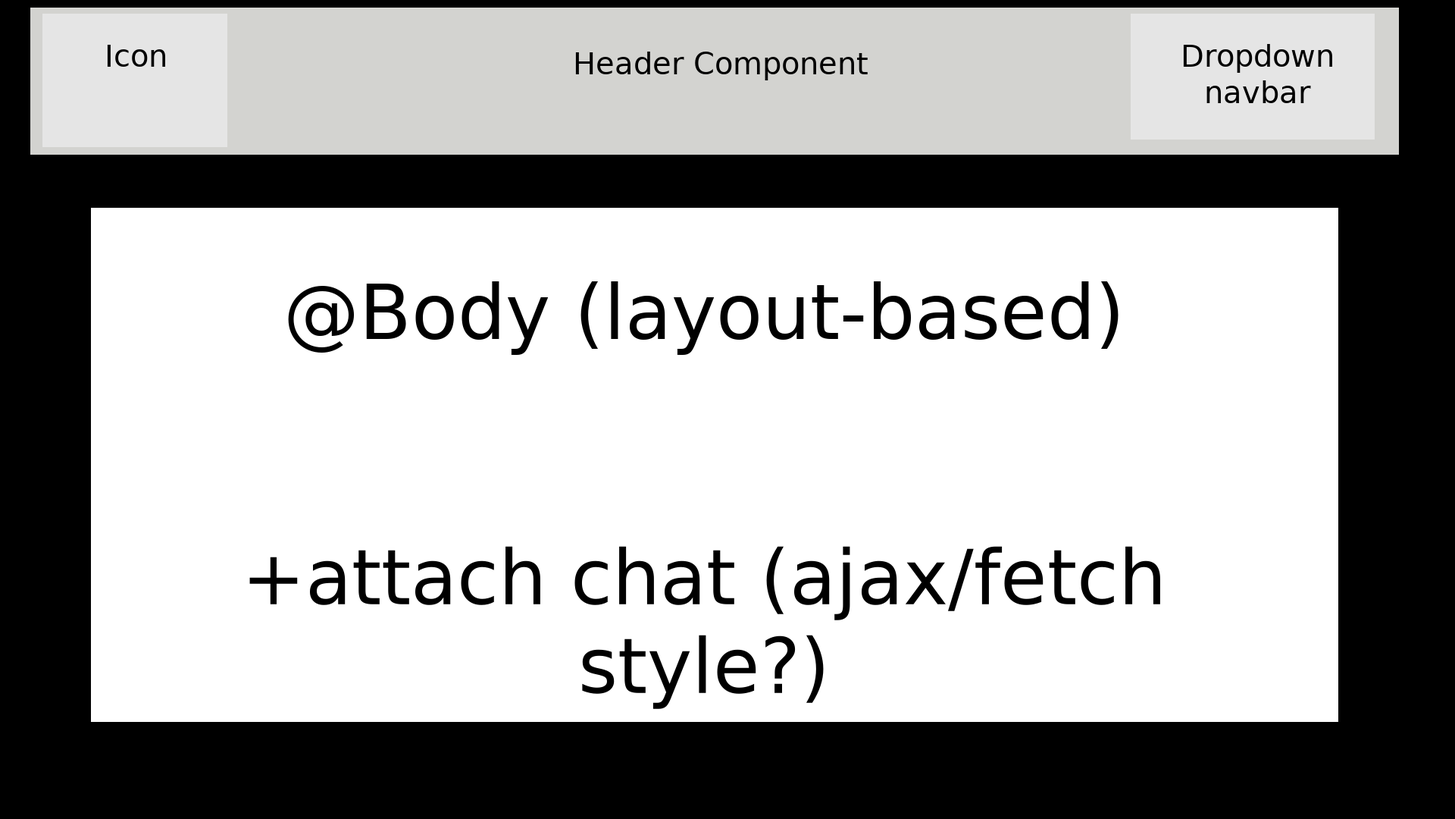
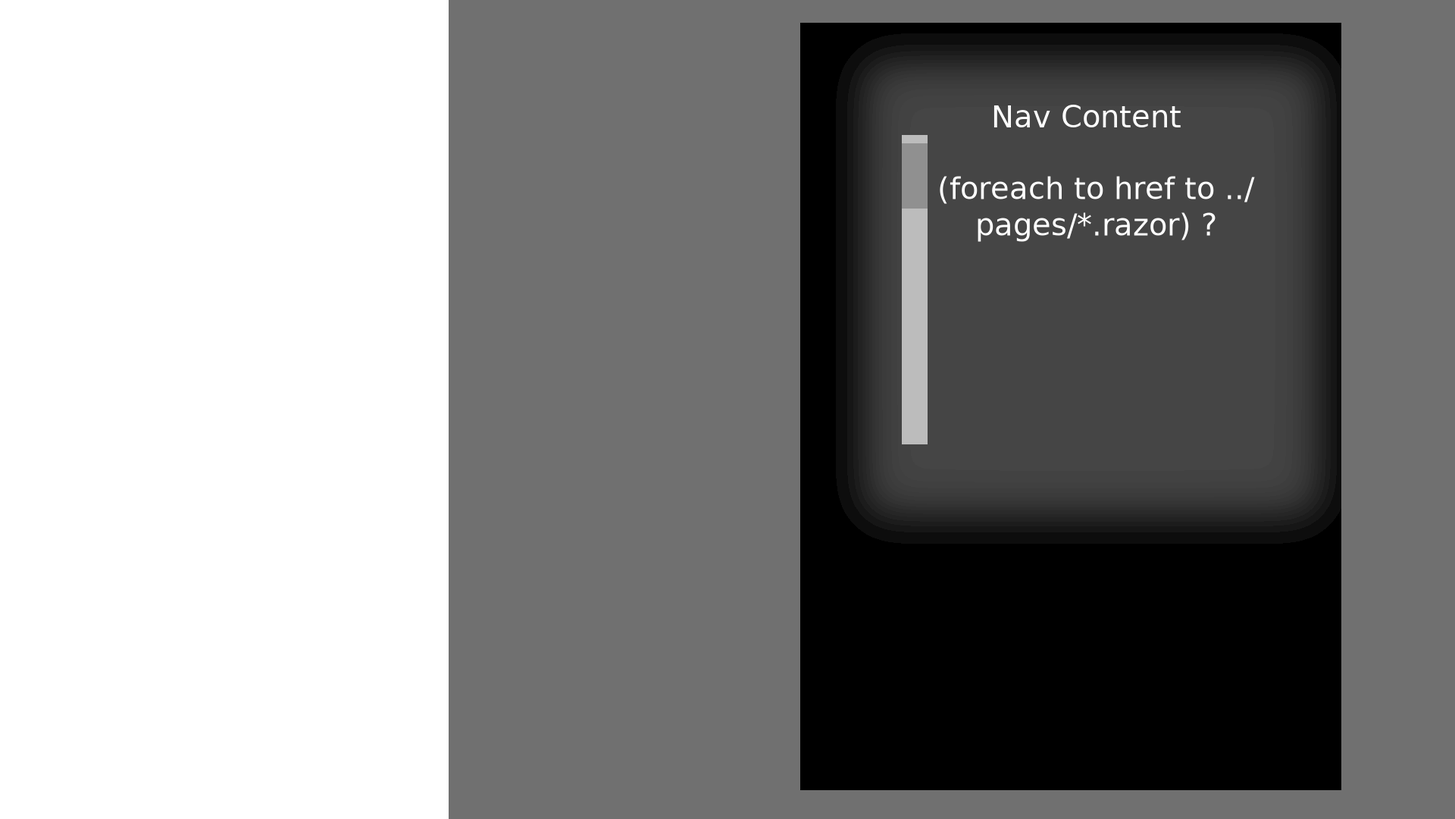
Revision of a layered 1455 × 819 image; what changed, layer by layer:
added group "Nav" with 4 layers above "Home.razor" over [0, 0, 1455, 819]
added layer "Nav Content ..." in group "Nav" over [939, 104, 1256, 242]
added layer "NavContent" in group "Nav" over [800, 22, 1342, 722]
added layer "NavBg" (56%) in group "Nav" over [448, 0, 1455, 819]
added layer "Page" in group "Nav" over [0, 0, 1455, 819]
moved "Header Component" into group "Home.razor" over [575, 51, 868, 81]
moved "Dropdown navbar" into group "Home.razor" over [1183, 43, 1333, 104]
moved "@Body (layout-based) ..." into group "Home.razor" over [249, 281, 1161, 709]
moved "Icon" into group "Home.razor" over [106, 44, 166, 67]
renamed "Home Page" to "Main.Layout", moved it into group "Home.razor" over [0, 0, 1455, 819]
